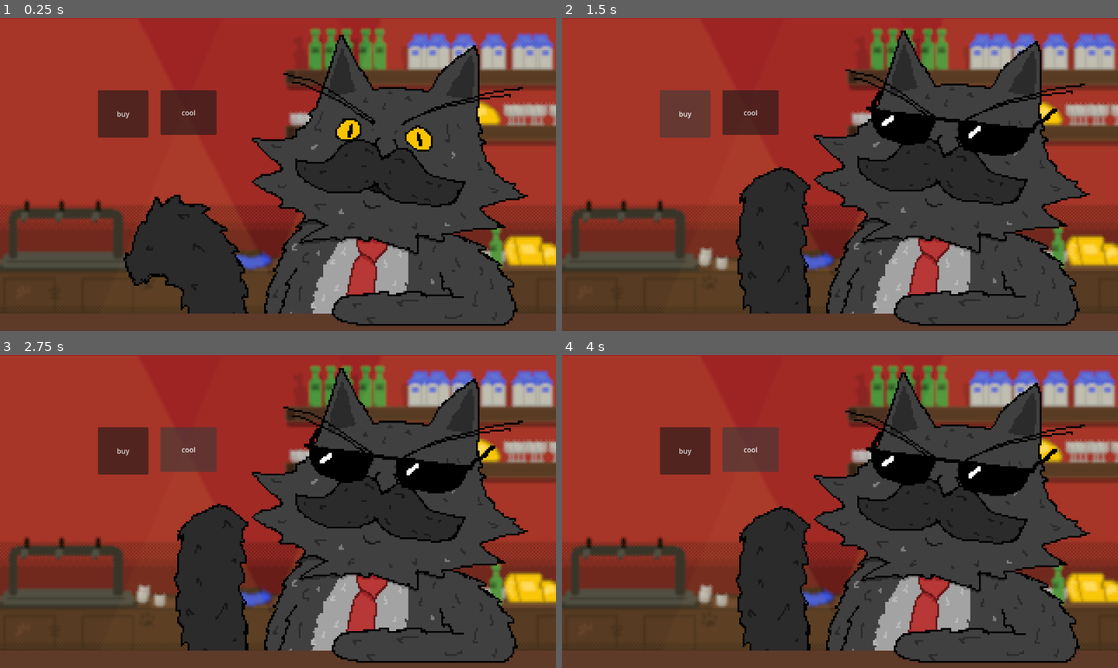
Above: before the commit, frames 1-4 (two rows, left to right).
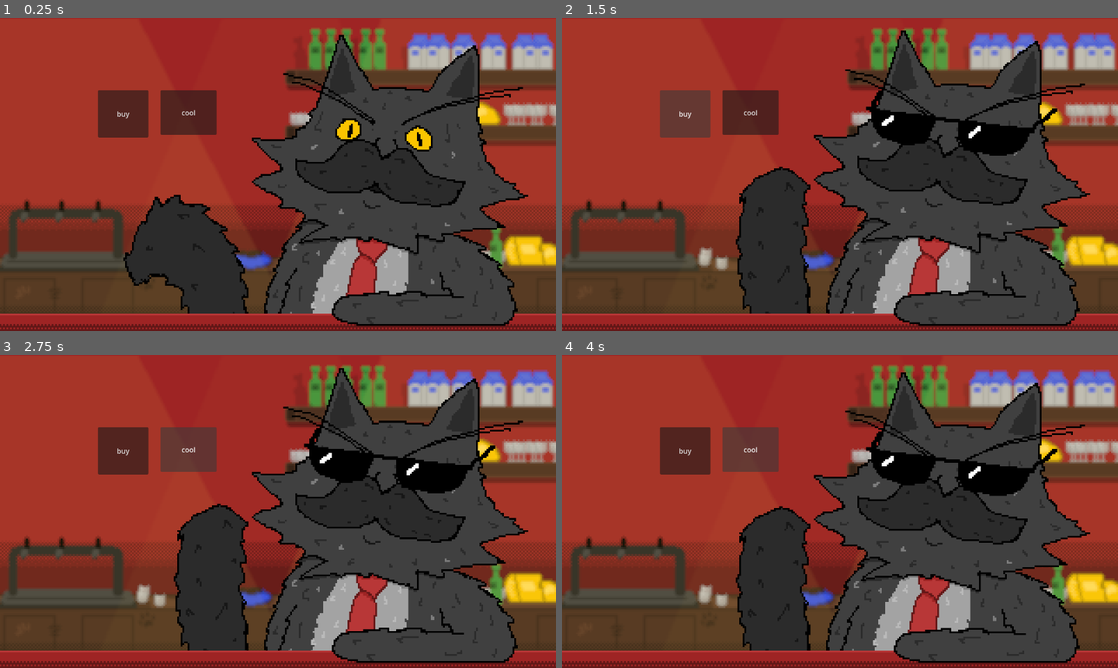
Above: after the commit, the same moments.

Repository: DuneRanger/Very-Serious-GameJam-2026
Game: Godot game, scene res://scenes/game/shop_scene/shop_scene.tscn
Same seed, same stepped clock (60 frames per second), same inputs: the game is played once before the commit and once after it. This scene is started directly instead of the project's main scene. Sound files missing from this copy of the repository are replaced by a short silence.
Inputs:
- Up to frame 1 (0.25 s): no input
- Up to frame 2 (1.5 s): click "cool" at 0.5 s; click "buy" at 1.25 s
- Up to frame 3 (2.75 s): click "cool" at 2 s
- Up to frame 4 (4 s): click "buy" at 2.75 s; click "cool" at 3.5 s

The runs differ from the first frame. In frame 1, 4.3% of the frame differs, in the area x 0-100%, y 94-100%; in frame 2, 4.3%; in frame 3, 4.3%; in frame 4, 4.3%.

Commit message:
Created shop button + updated shop table texture

Diff:
--- a/scenes/game/shop_scene/mr_cat/mr_cat.tscn
+++ b/scenes/game/shop_scene/mr_cat/mr_cat.tscn
@@ -11,6 +11,7 @@
 [ext_resource type="Texture2D" uid="uid://dv7yio3guvyua" path="res://assets/textures/mr_Cat/MrCatTail3.png" id="8_56k00"]
 [ext_resource type="Texture2D" uid="uid://qhbwqqrnjdk8" path="res://assets/textures/mr_Cat/MrCat6.png" id="10_81l0b"]
 [ext_resource type="Texture2D" uid="uid://bv86icqq725jn" path="res://assets/textures/mr_Cat/MrCatArm1.png" id="11_esym3"]
+[ext_resource type="Texture2D" uid="uid://mfofjt3u02nb" path="res://assets/textures/ShopTabled.png" id="12_56k00"]
 
 [sub_resource type="SpriteFrames" id="SpriteFrames_a45xc"]
 animations = [{
@@ -173,11 +174,17 @@
 [node name="Node" type="Node" parent="." unique_id=190710051]
 
 [node name="TableTest" type="ColorRect" parent="." unique_id=884531663]
+visible = false
 offset_left = -1156.0
 offset_top = 320.0
 offset_right = 1156.0
 offset_bottom = 360.0
-color = Color(0.36862746, 0.22745098, 0.16078432, 1)
+color = Color(0.3882353, 0.09019608, 0.09019608, 1)
+
+[node name="Sprite2D" type="Sprite2D" parent="." unique_id=617086477]
+position = Vector2(-56.375, 0)
+scale = Vector2(4, 4)
+texture = ExtResource("12_56k00")
 
 [connection signal="timeout" from="Timer" to="." method="_on_timer_timeout"]
 [connection signal="pressed" from="TestButton2" to="." method="_on_test_button_2_pressed"]
Binary file added: assets/textures/ShopTabled.png
Not shown, added: assets/textures/ShopTabled.png.import
Binary file added: assets/textures/UI/ShopButton1.png
Not shown, added: assets/textures/UI/ShopButton1.png.import
Binary file added: assets/textures/UI/ShopButtonClick.png
Not shown, added: assets/textures/UI/ShopButtonClick.png.import
Binary file added: assets/textures/UI/ShopButtonHover.png
Not shown, added: assets/textures/UI/ShopButtonHover.png.import
